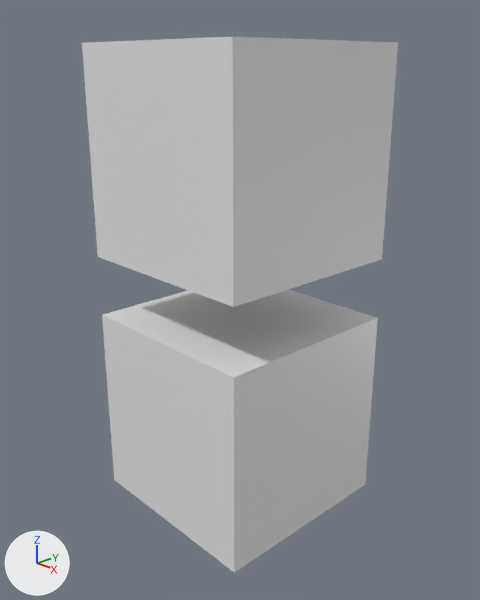
What one commit did to the Blender file scenes/box.blend.
One viewpoint serves both versions: a 50 mm camera at (4.66, -4.37, 3.44) aimed at (0.05, -0.04, 1.2). Every picture has the same lights, and +X, +Y and +Z are marked at lower left.
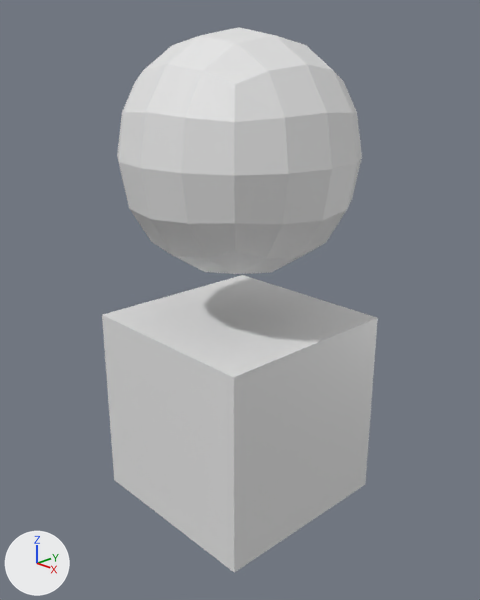
The change, as a diff of the scene's bpy script:
```diff
--- a/scenes/box.blend.py
+++ b/scenes/box.blend.py
@@ me_cube_001 @@
 me_cube_001.from_pydata(...)  # 8 vertices, 6 faces; spans x -1.0..1.0, y -1.0..1.0, z -1.0..1.0
 # used by ob_cube_001; location = (0.0, 0.0, 2.62)
+# me_cube_001 part 1: the whole mesh is scaled about its middle by 1.34
@@ ob_cube_001 @@
 ob_cube_001.location = (0.0, 0.0, 2.62)
+_m = ob_cube_001.modifiers.new('Subdivision', 'SUBSURF')
+_m.levels = 2
+_m.render_levels = 1
```

Location of each change, (x1, y1, x2, y2) in pixels of the pictures (480 x 600 px):
'Cube.001', mesh rescaled, modifiers changed (22% narrower, 8% shorter)
    before: (82, 37, 398, 307)
    after: (117, 27, 362, 274)
